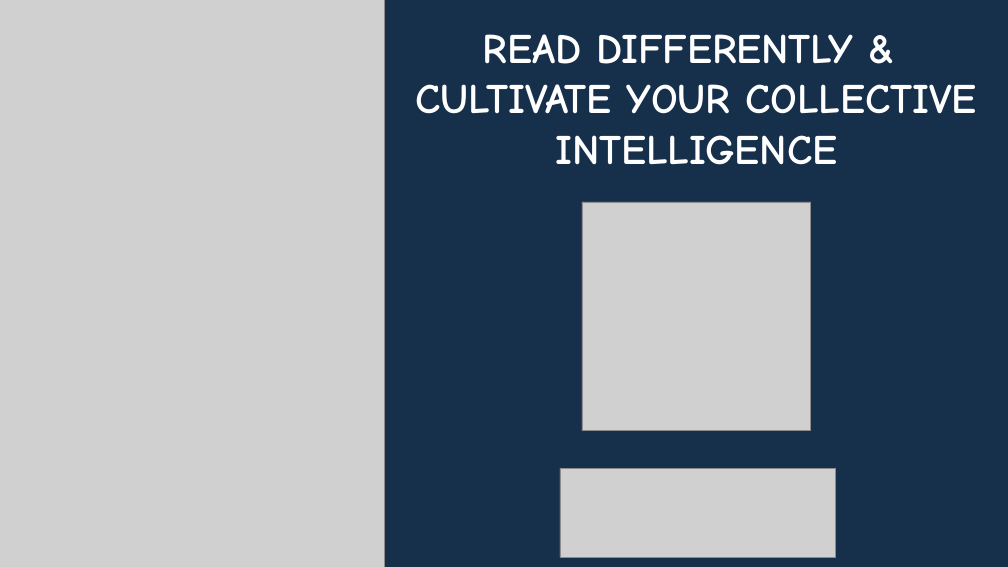
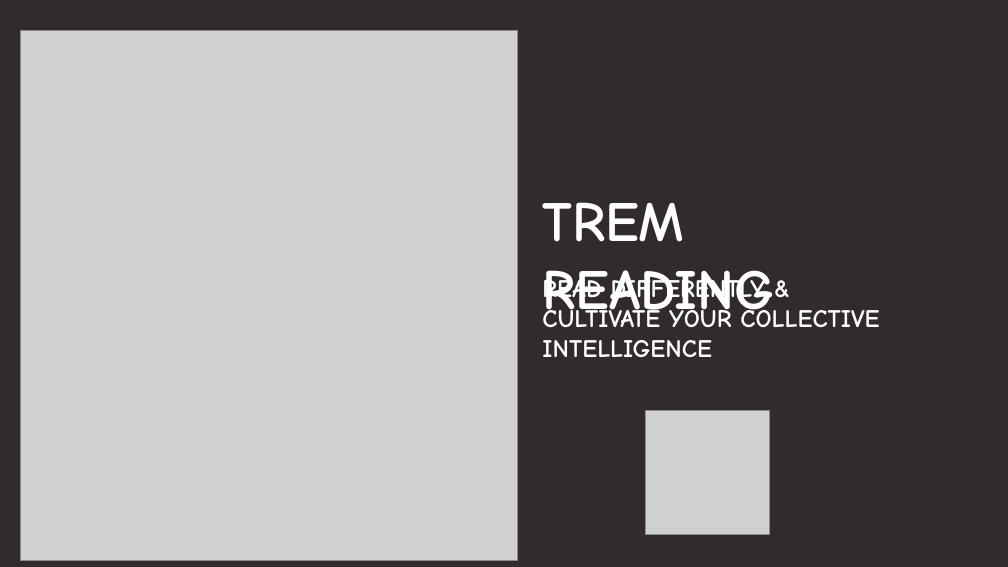
Before and after one commit to agilepartner/xtrem-reading, a slide deck: slide 1 of rsc/xtrem-reading-facilitator-guide.pptx. Drawn at 1008x567 pixels with LibreOffice and Linux fonts; fonts in the diff are those of the drawing; grey boxes stand for pictures. Boxes give left, top, right and bottom in pixels: in the first picture for what was removed or moved away, otherwise in the second. Text is boxed around its words. In the diff, an @@ line names an element or a change of style, - is before the commit and + after.

Commit message:
Update guide

```diff
--- a/rsc/xtrem-reading-facilitator-guide.pptx
+++ b/rsc/xtrem-reading-facilitator-guide.pptx
@@ background #162F4B to #312B2B @@
@@ picture: place and size @@
-picture at bbox=[0, 0, 385, 567]
+picture at bbox=[20, 30, 517, 560]
@@ text added at bbox=[542, 202, 774, 327], 54 pt, text #FFFFFF, bold @@
+TREM READING
@@ text "READ DIFFERENTLY &": place and size @@
-text "READ DIFFERENTLY &" at bbox=[416, 34, 977, 165]
+text "READ DIFFERENTLY &" at bbox=[542, 275, 879, 357]
@@ text "READ DIFFERENTLY &" at bbox=[542, 275, 879, 357]: size 40 to 24 pt; alignment centre to left @@
@@ picture: place and size @@
-picture at bbox=[582, 202, 811, 431]
+picture at bbox=[646, 411, 770, 535]
@@ picture removed at bbox=[560, 468, 836, 557] @@
```
